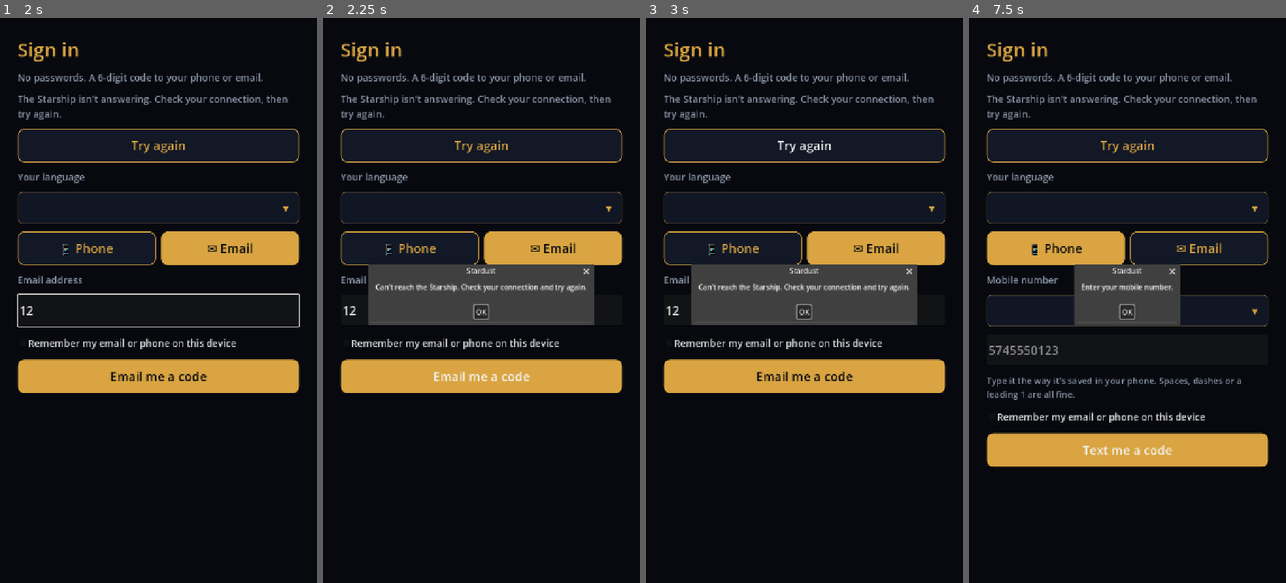
Above: before the commit, frames 1-4 (left to right).
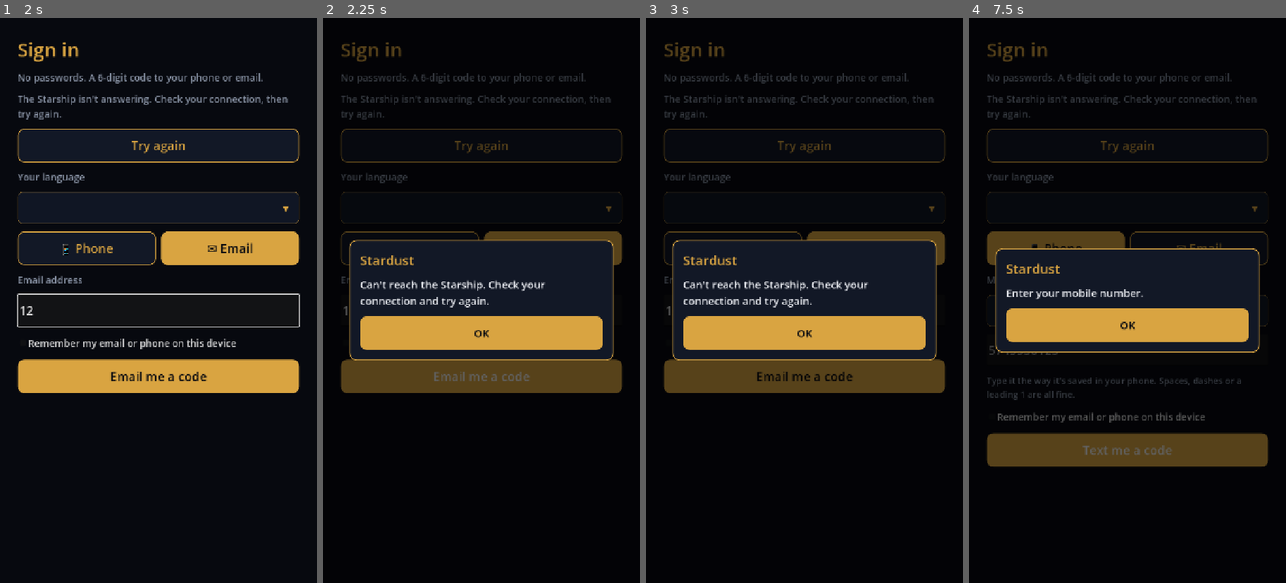
Above: after the commit, the same moments.

Repository: ProjectEvolutionEVE/stardust-server
Game: Godot game, scene res://scenes/title.tscn
The game is run twice, just before and just after one commit, with the same random seed, the same clock (stepped at 60 frames per second) and the same inputs.
Inputs (mouse positions are in pixels of both pictures, inside the frame that each line leads up to):
- Up to frame 1 (2 s): click "Launch" at 0.5 s; click (158, 311) at 1.27 s; type "12" at 1.35 s
- Up to frame 2 (2.25 s): click "Email me a code" at 2 s
- Up to frame 3 (3 s): click "Try again" at 2.75 s
- Up to frame 4 (7.5 s): click "Try again" at 3.5 s; click "Try again" at 4.25 s; click "OK" at 5 s; click "▾" at 5.75 s; click "📱 Phone" at 6.5 s; click "Text me a code" at 7.25 s

Frame 1 is identical in both runs. In frame 2, 22% of the frame differs, in the area x 5-95%, y 4-67%; in frame 3, 22%; in frame 4, 20%.

Commit message:
Every pop-up box looks like the rest of the app (Eric 11-03): Ui.dialog dims the screen and shows a gold-bordered panel with a gold title and the app's own buttons (three or more stack); errors, the SDID offer and Exit Private Quarters use it
Co-Authored-By: Claude Opus 5.5 <noreply@anthropic.com>

Diff:
--- a/godot/i18n/ar.json
+++ b/godot/i18n/ar.json
@@ -967,5 +967,7 @@
  "That's already one of your sign-ins.": "هذا من وسائل دخولك بالفعل.",
  "Those are the same account.": "هذان الحساب نفسه.",
  "Your SDID": "معرّف SDID الخاص بك",
- "Your SDID: %s": "معرّف SDID الخاص بك: %s"
+ "Your SDID: %s": "معرّف SDID الخاص بك: %s",
+ "OK": "حسناً",
+ "Stay": "البقاء"
 }
--- a/godot/i18n/de.json
+++ b/godot/i18n/de.json
@@ -967,5 +967,7 @@
  "That's already one of your sign-ins.": "Das ist schon eine deiner Anmeldungen.",
  "Those are the same account.": "Das ist dasselbe Konto.",
  "Your SDID": "Deine SDID",
- "Your SDID: %s": "Deine SDID: %s"
+ "Your SDID: %s": "Deine SDID: %s",
+ "OK": "OK",
+ "Stay": "Bleiben"
 }
--- a/godot/i18n/es.json
+++ b/godot/i18n/es.json
@@ -967,5 +967,7 @@
  "That's already one of your sign-ins.": "Ya es uno de tus accesos.",
  "Those are the same account.": "Es la misma cuenta.",
  "Your SDID": "Tu SDID",
- "Your SDID: %s": "Tu SDID: %s"
+ "Your SDID: %s": "Tu SDID: %s",
+ "OK": "Aceptar",
+ "Stay": "Quedarme"
 }
--- a/godot/i18n/fr.json
+++ b/godot/i18n/fr.json
@@ -967,5 +967,7 @@
  "That's already one of your sign-ins.": "C'est déjà l'une de tes connexions.",
  "Those are the same account.": "C'est le même compte.",
  "Your SDID": "Ton SDID",
- "Your SDID: %s": "Ton SDID : %s"
+ "Your SDID: %s": "Ton SDID : %s",
+ "OK": "OK",
+ "Stay": "Rester"
 }
--- a/godot/i18n/ja.json
+++ b/godot/i18n/ja.json
@@ -967,5 +967,7 @@
  "That's already one of your sign-ins.": "それはすでにあなたのサインイン方法です。",
  "Those are the same account.": "同じアカウントです。",
  "Your SDID": "あなたのSDID",
- "Your SDID: %s": "あなたのSDID：%s"
+ "Your SDID: %s": "あなたのSDID：%s",
+ "OK": "OK",
+ "Stay": "とどまる"
 }
--- a/godot/i18n/ko.json
+++ b/godot/i18n/ko.json
@@ -967,5 +967,7 @@
  "That's already one of your sign-ins.": "이미 등록된 로그인 방법입니다.",
  "Those are the same account.": "같은 계정입니다.",
  "Your SDID": "내 SDID",
- "Your SDID: %s": "내 SDID: %s"
+ "Your SDID: %s": "내 SDID: %s",
+ "OK": "확인",
+ "Stay": "머무르기"
 }
--- a/godot/i18n/pl.json
+++ b/godot/i18n/pl.json
@@ -967,5 +967,7 @@
  "That's already one of your sign-ins.": "To już jeden z twoich sposobów logowania.",
  "Those are the same account.": "To jest to samo konto.",
  "Your SDID": "Twój SDID",
- "Your SDID: %s": "Twój SDID: %s"
+ "Your SDID: %s": "Twój SDID: %s",
+ "OK": "OK",
+ "Stay": "Zostań"
 }
--- a/godot/i18n/pt.json
+++ b/godot/i18n/pt.json
@@ -967,5 +967,7 @@
  "That's already one of your sign-ins.": "Esse já é um dos seus acessos.",
  "Those are the same account.": "É a mesma conta.",
  "Your SDID": "Seu SDID",
- "Your SDID: %s": "Seu SDID: %s"
+ "Your SDID: %s": "Seu SDID: %s",
+ "OK": "OK",
+ "Stay": "Ficar"
 }
--- a/godot/i18n/ru.json
+++ b/godot/i18n/ru.json
@@ -967,5 +967,7 @@
  "That's already one of your sign-ins.": "Это уже один из ваших способов входа.",
  "Those are the same account.": "Это один и тот же аккаунт.",
  "Your SDID": "Ваш SDID",
- "Your SDID: %s": "Ваш SDID: %s"
+ "Your SDID: %s": "Ваш SDID: %s",
+ "OK": "ОК",
+ "Stay": "Остаться"
 }
--- a/godot/i18n/tr.json
+++ b/godot/i18n/tr.json
@@ -967,5 +967,7 @@
  "That's already one of your sign-ins.": "Bu zaten giriş yollarından biri.",
  "Those are the same account.": "Bunlar aynı hesap.",
  "Your SDID": "SDID'in",
- "Your SDID: %s": "SDID'in: %s"
+ "Your SDID: %s": "SDID'in: %s",
+ "OK": "Tamam",
+ "Stay": "Kal"
 }
--- a/godot/i18n/zh.json
+++ b/godot/i18n/zh.json
@@ -967,5 +967,7 @@
  "That's already one of your sign-ins.": "这已经是你的登录方式之一。",
  "Those are the same account.": "这是同一个账号。",
  "Your SDID": "你的 SDID",
- "Your SDID: %s": "你的 SDID：%s"
+ "Your SDID: %s": "你的 SDID：%s",
+ "OK": "好",
+ "Stay": "留下"
 }
--- a/godot/i18n/zh_TW.json
+++ b/godot/i18n/zh_TW.json
@@ -967,5 +967,7 @@
  "That's already one of your sign-ins.": "這已經是你的登入方式之一。",
  "Those are the same account.": "這是同一個帳號。",
  "Your SDID": "你的 SDID",
- "Your SDID: %s": "你的 SDID：%s"
+ "Your SDID: %s": "你的 SDID：%s",
+ "OK": "好",
+ "Stay": "留下"
 }
--- a/godot/scripts/quarters.gd
+++ b/godot/scripts/quarters.gd
@@ -320,12 +320,7 @@
 
 ## Leaving the quarters (rule 19): two places only, the Starship Library or the Docking Bay.
 func _exit() -> void:
-	var d := ConfirmationDialog.new()
-	d.title = tr("Exit Private Quarters")
-	d.dialog_text = tr("Where to?")
-	d.ok_button_text = tr("Starship Library")
-	d.cancel_button_text = tr("Docking Bay")
-	d.confirmed.connect(func(): get_tree().change_scene_to_file("res://scenes/library.tscn"))
-	d.canceled.connect(func(): get_tree().change_scene_to_file("res://scenes/bay.tscn"))
-	add_child(d)
-	d.popup_centered()
+	Ui.dialog(self, "Exit Private Quarters", "Where to?", [
+		["Starship Library", true, func(): get_tree().change_scene_to_file("res://scenes/library.tscn")],
+		["Docking Bay", true, func(): get_tree().change_scene_to_file("res://scenes/bay.tscn")],
+		["Stay", false, Callable()]])
--- a/godot/scripts/setup.gd
+++ b/godot/scripts/setup.gd
@@ -57,19 +57,13 @@
 		Session.me = me.data
 	Session.call_on_enter = "welcome"
 	# one SDID for every way they sign in (Eric 11-03): offer the other one now, so a phone and an email never make two accounts
-	var d := ConfirmationDialog.new()
-	d.title = tr("Your SDID")
 	var has_email := false
 	for x in Session.me.get("sign_ins", []):
 		has_email = has_email or x.channel == "email"
-	d.dialog_text = tr("Add your phone too? Then either one signs you in to the same account.") if has_email \
-		else tr("Add your email too? Then either one signs you in to the same account.")
-	d.ok_button_text = tr("Add it")
-	d.cancel_button_text = tr("Not now")
-	d.confirmed.connect(func():
-		Session.adding_contact = true
-		Session.after_contact = "res://scenes/quarters.tscn"
-		get_tree().change_scene_to_file("res://scenes/signin.tscn"))
-	d.canceled.connect(func(): get_tree().change_scene_to_file("res://scenes/quarters.tscn"))
-	add_child(d)
-	d.popup_centered()
+	Ui.dialog(self, "Your SDID", "Add your phone too? Then either one signs you in to the same account." if has_email
+			else "Add your email too? Then either one signs you in to the same account.", [
+		["Not now", false, func(): get_tree().change_scene_to_file("res://scenes/quarters.tscn")],
+		["Add it", true, func():
+			Session.adding_contact = true
+			Session.after_contact = "res://scenes/quarters.tscn"
+			get_tree().change_scene_to_file("res://scenes/signin.tscn")]])
--- a/godot/scripts/ui.gd
+++ b/godot/scripts/ui.gd
@@ -78,11 +78,55 @@
 
 
 func error(parent: Node, text: String) -> void:
-	var d := AcceptDialog.new()
-	d.title = "Stardust"
-	d.dialog_text = tr(text)
-	parent.add_child(d)
-	d.popup_centered()
+	dialog(parent, "Stardust", text, [["OK", true, Callable()]])
+
+
+## Every pop-up box in the app (Eric 11-03: look like the rest of the buttons and tabs): the screen dims, and a dark
+## panel with a gold border holds a gold title, the message, and the app's own buttons, side by side.
+## buttons: [[label, primary, callable], …]; any button closes the box, then runs its callable (if any).
+func dialog(parent: Node, title: String, text: String, buttons: Array) -> void:
+	var layer := CanvasLayer.new()
+	layer.layer = 60
+	parent.get_tree().root.add_child(layer)
+	var root := Control.new()
+	root.size = parent.get_viewport().get_visible_rect().size
+	root.layout_direction = Control.LAYOUT_DIRECTION_LOCALE
+	layer.add_child(root)
+	var dim := ColorRect.new()
+	dim.color = Color(0, 0, 0, 0.6)
+	dim.set_anchors_preset(Control.PRESET_FULL_RECT)
+	root.add_child(dim)
+	var centre := CenterContainer.new()
+	centre.set_anchors_preset(Control.PRESET_FULL_RECT)
+	root.add_child(centre)
+	var panel := PanelContainer.new()
+	panel.custom_minimum_size = Vector2(600, 0)
+	var st := StyleBoxFlat.new()
+	st.bg_color = PANEL
+	st.border_color = GOLD
+	st.set_border_width_all(2)
+	st.set_corner_radius_all(16)
+	st.set_content_margin_all(24)
+	panel.add_theme_stylebox_override("panel", st)
+	centre.add_child(panel)
+	var v := VBoxContainer.new()
+	v.add_theme_constant_override("separation", 18)
+	panel.add_child(v)
+	v.add_child(label(title, 30, GOLD))
+	v.add_child(label(text, 24))
+	var row: BoxContainer = HBoxContainer.new() if buttons.size() <= 2 else VBoxContainer.new()   # three or more stack
+	row.add_theme_constant_override("separation", 12)
+	v.add_child(row)
+	for b in buttons:
+		var btn := button(str(b[0]), b[1])
+		btn.size_flags_horizontal = Control.SIZE_EXPAND_FILL
+		btn.add_theme_font_size_override("font_size", 24)
+		var run: Callable = b[2]
+		btn.pressed.connect(func():
+			layer.queue_free()
+			if run.is_valid():
+				run.call())
+		row.add_child(btn)
 
 
 ## Whole numbers with thousands commas, as the browser shows them ("12,345"); "—" when there's none.
